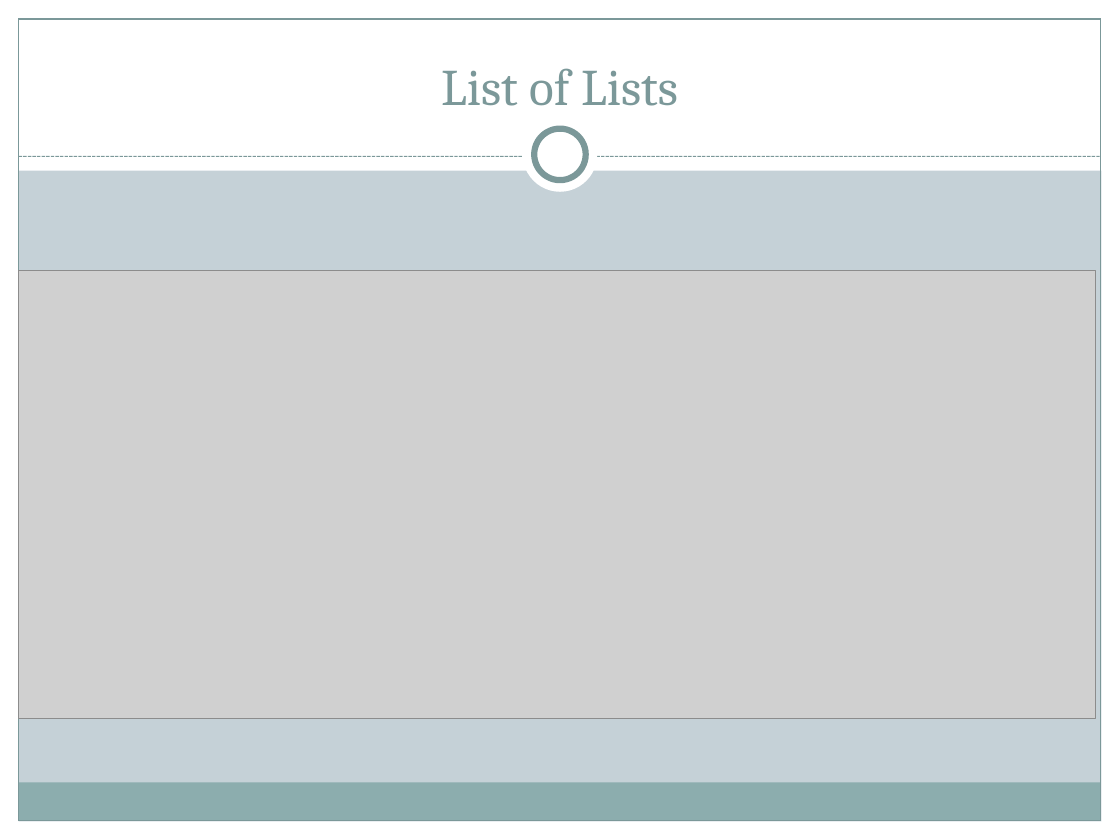
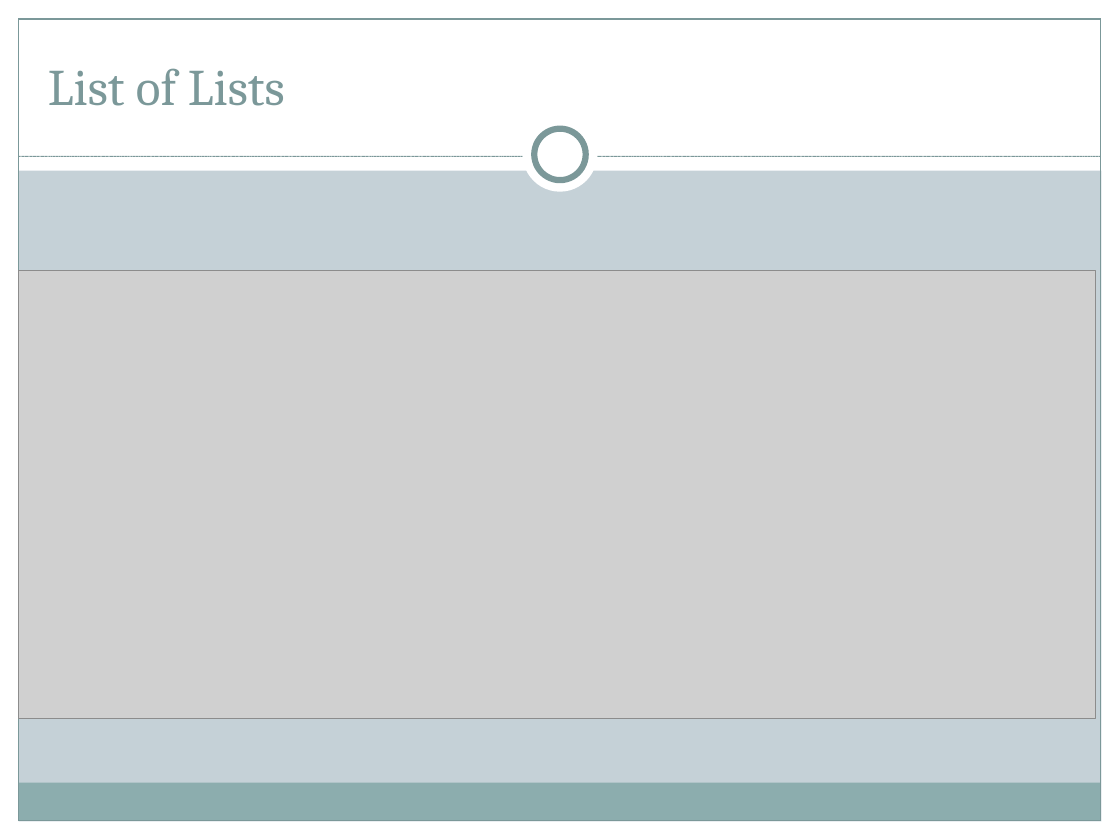
Before and after one commit to animeshg93/CS347AnimeshMayur, a slide deck: slide 12 of Data Management/Final Presentation.pptx. Drawn at 1120x840 pixels with LibreOffice and Linux fonts; fonts in the diff are those of the drawing; grey boxes stand for pictures. Boxes give left, top, right and bottom in pixels: in the first picture for what was removed or moved away, otherwise in the second. Text is boxed around its words. In the diff, an @@ line names an element or a change of style, - is before the commit and + after.

```diff
--- a/Data Management/Final Presentation.pptx
+++ b/Data Management/Final Presentation.pptx
@@ rectangle at (x1=19, y1=19, x2=1101, y2=821): outline #7C999A 0.75 pt to #7B9899 0.74 pt @@
@@ text "List of Lists" at (x1=48, y1=68, x2=285, y2=106): text colour #7C999A to #7B9899; alignment centre to left @@
```
Also in this commit, not shown: 15 other slides changed, 1 other file.
